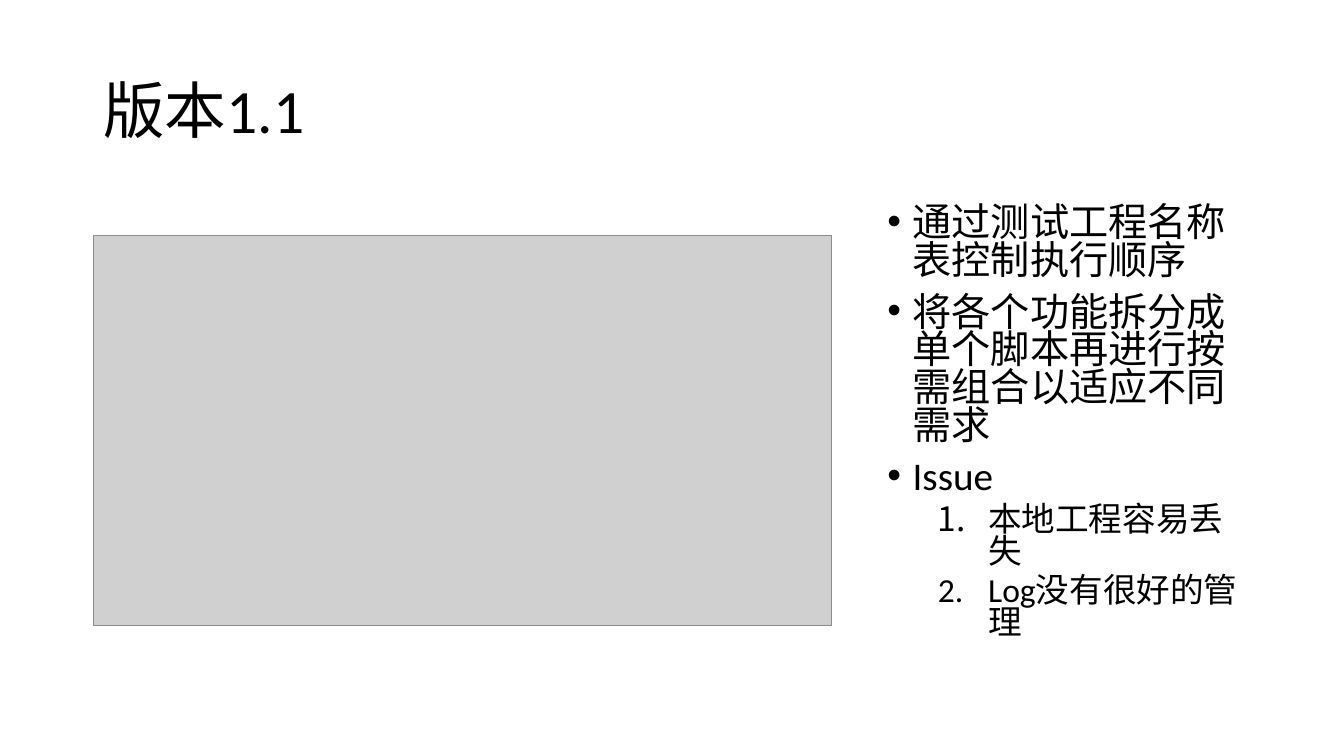
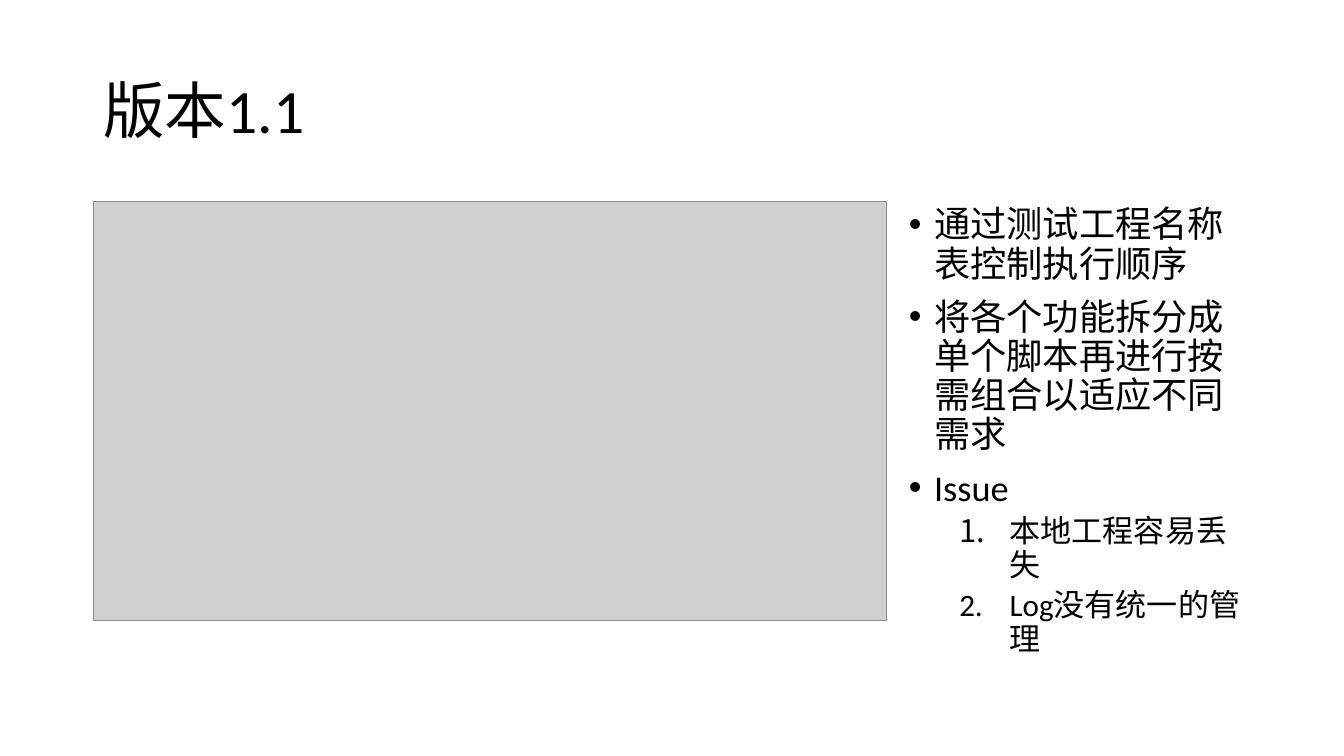
Before and after one commit to whitebkues1/ppt, a slide deck: slide 16 of xianzheng.pptx. Drawn at 1344x756 pixels with LibreOffice and Linux fonts; fonts in the diff are those of the drawing; grey boxes stand for pictures. Boxes give left, top, right and bottom in pixels: in the first picture for what was removed or moved away, otherwise in the second. Text is boxed around its words. In the diff, an @@ line names an element or a change of style, - is before the commit and + after.

```diff
--- a/xianzheng.pptx
+++ b/xianzheng.pptx
@@ picture: place and size @@
-picture at [93, 236, 832, 626]
+picture at [93, 202, 886, 621]
@@ text at [934, 206, 1228, 579]: text changed; size 24 to 22.2 pt @@
-  2. Log没有很好的管理
+  2. Log没有统一的管理
@@ text "通过测试工程名称表控制执行顺序": place and size @@
-text "通过测试工程名称表控制执行顺序" at [913, 203, 1226, 566]
+text "通过测试工程名称表控制执行顺序" at [934, 206, 1228, 579]
@@ text at [934, 206, 1228, 579]: size 28 to 25.9 pt in "通过测试工程名称表控制执行顺序", "将各个功能拆分成单个脚本再进行按需组合以适应不同需求", "Issue"; size 24 to 22.2 pt in "本地工程容易丢失"; line spacing 0.8 to 0.9 @@
```
Also in this commit, not shown: 12 other slides changed, 5 slides added, 4 slides removed, 12 other files.
